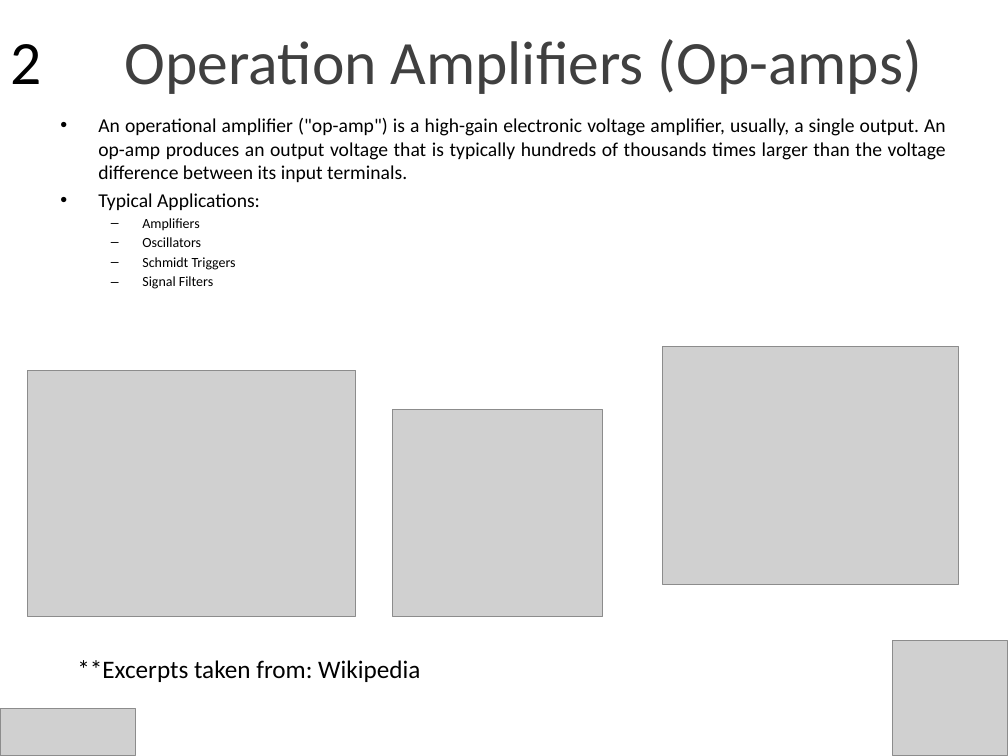
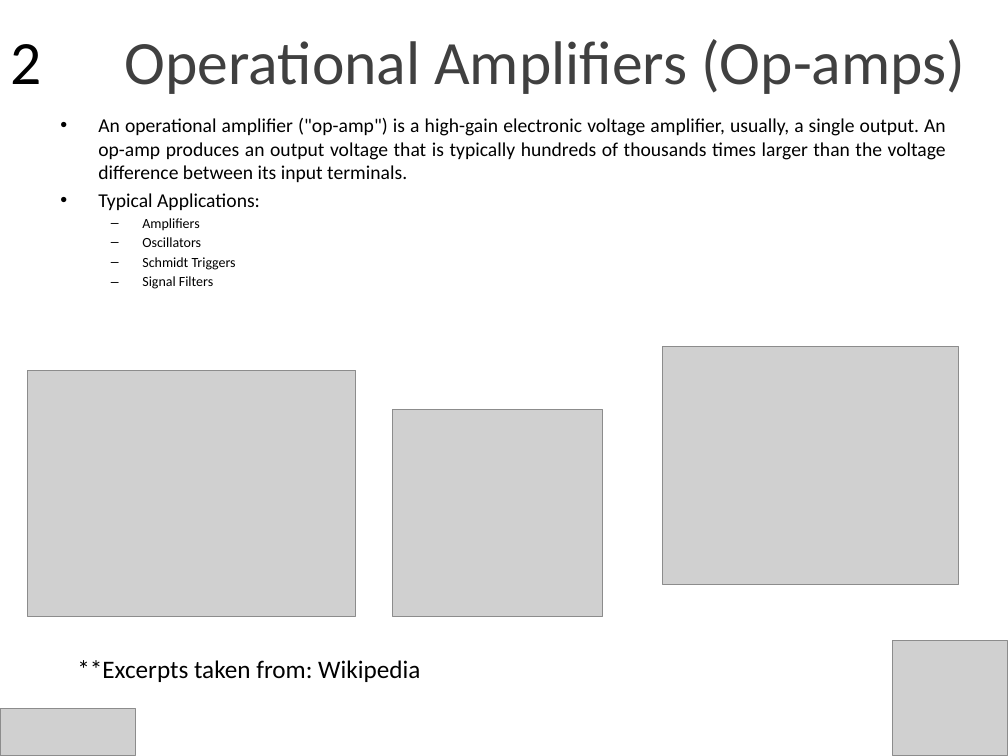
Before and after one commit to HubCityLabs/electronics-workshops-lectures, a slide deck: slide 3 of 100 - Analog Electronics Fundamentals/Analog Electronics Fundamentals 104.pptx. Drawn at 1008x756 pixels with LibreOffice and Linux fonts; fonts in the diff are those of the drawing; grey boxes stand for pictures. Boxes give left, top, right and bottom in pixels: in the first picture for what was removed or moved away, otherwise in the second. Text is boxed around its words. In the diff, an @@ line names an element or a change of style, - is before the commit and + after.

```diff
--- a/100 - Analog Electronics Fundamentals/Analog Electronics Fundamentals 104.pptx
+++ b/100 - Analog Electronics Fundamentals/Analog Electronics Fundamentals 104.pptx
@@ title at bbox=[10, 39, 965, 94]: text changed @@
-2 Operation Amplifiers (Op-amps)
+2 Operational Amplifiers (Op-amps)
```
Also in this commit, not shown: 1 other slide changed, 1 other file.
